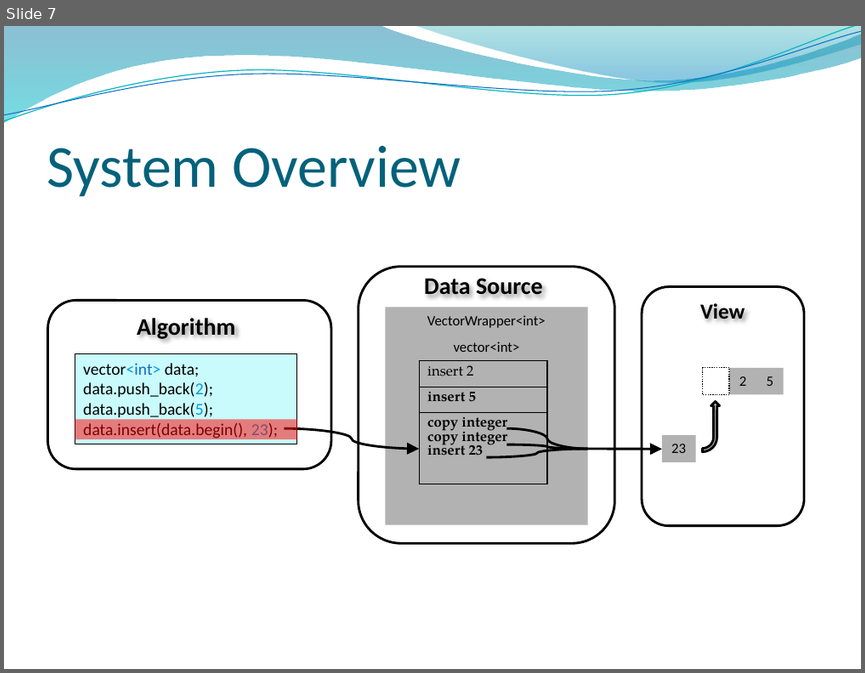
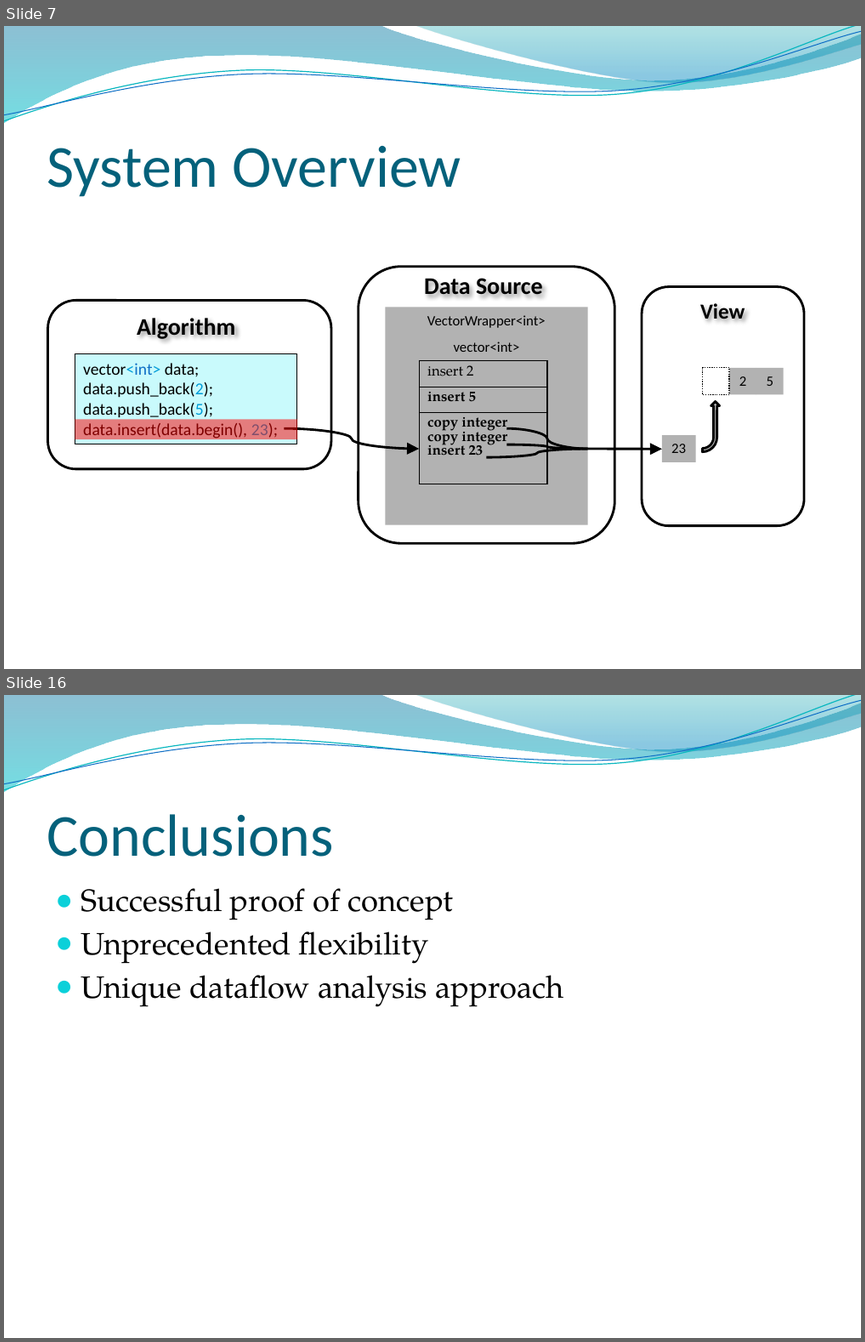
Before and after one commit to Seltzer/Algovis---Algorithm-Visualisation, a slide deck: docs/conference presentation - the real thing.pptx. Shown one above the other, each under a label of ours: slide 7 before the commit, slides 7 and 16 after it; the slides between them are not shown. The pictures are 865x673 and 865x1342 pixels, drawn with LibreOffice and Linux fonts; fonts in the diff are those of the drawing; background and template pictures are left out. Boxes give left, top, right and bottom in pixels: in the first picture for what was removed or moved away, otherwise in the second. Text is boxed around its words. In the diff, an @@ line names an element or a change of style, - is before the commit and + after.

```diff
--- a/docs/conference presentation - the real thing.pptx
+++ b/docs/conference presentation - the real thing.pptx
@@ slide 16 added at [4,695,861,1338], background picture (left out); not listed: 4 template elements that a slide beside it also shows @@
@@ title added at [46,814,334,857], 50 pt, text #04617B @@
+Conclusions
@@ text added at [81,888,564,1007], 26 pt, text #000000 @@
+● Successful proof of concept
+● Unprecedented flexibility
+● Unique dataflow analysis approach
```
Also in this commit, not shown: 7 slides changed, 3 other slides added, 1 slide removed.
